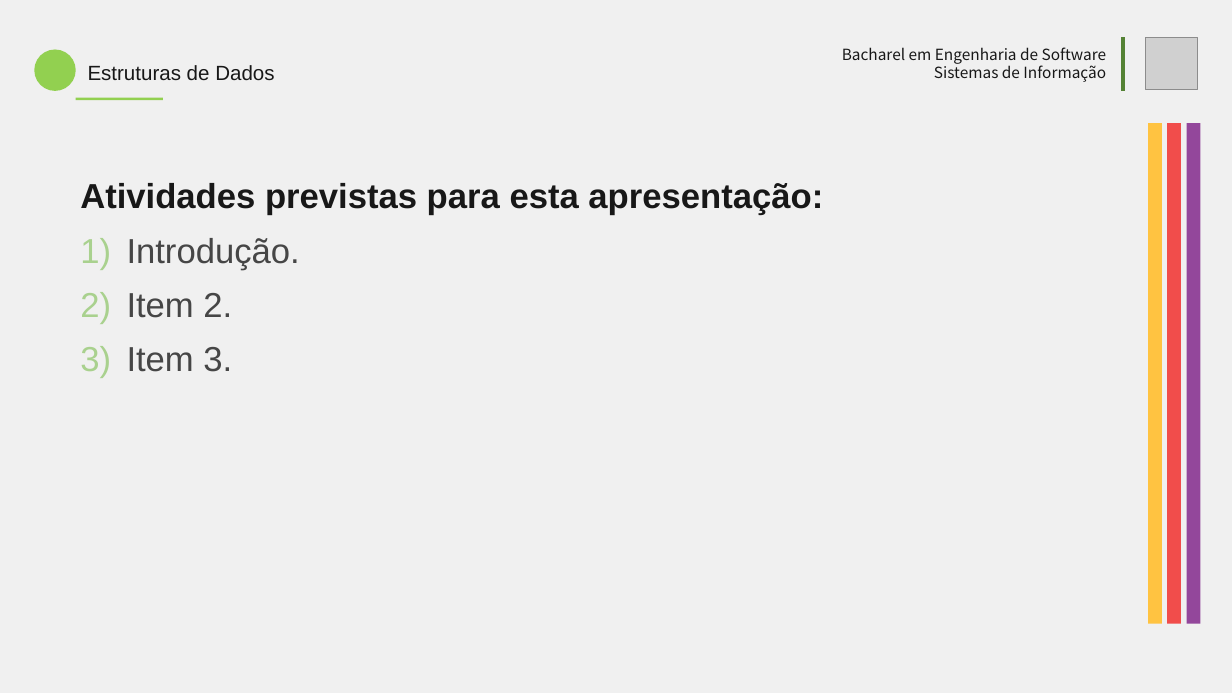
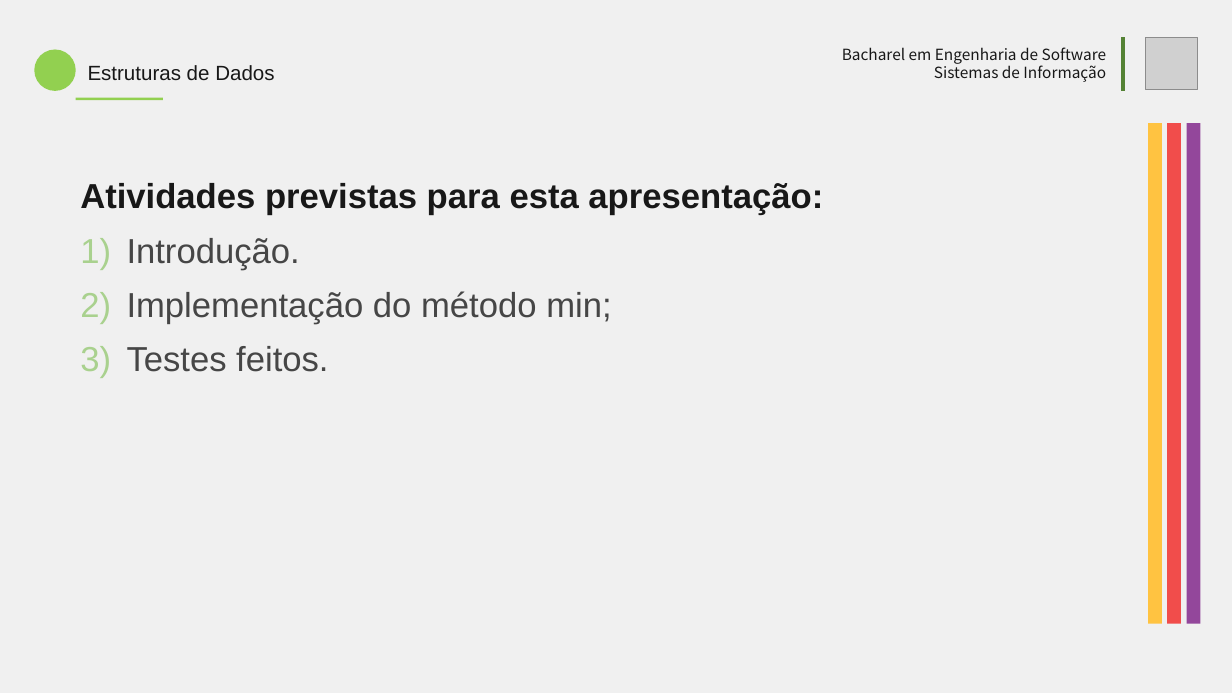
Before and after one commit to JEsidio/stack-min-project, a slide deck: slide 2 of stack-min-project/template-presentation-stack-min.pptx. Drawn at 1232x693 pixels with LibreOffice and Linux fonts; fonts in the diff are those of the drawing; grey boxes stand for pictures. Boxes give left, top, right and bottom in pixels: in the first picture for what was removed or moved away, otherwise in the second. Text is boxed around its words. In the diff, an @@ line names an element or a change of style, - is before the commit and + after.

```diff
--- a/stack-min-project/template-presentation-stack-min.pptx
+++ b/stack-min-project/template-presentation-stack-min.pptx
@@ text at [127, 291, 611, 372]: text changed @@
-2) Item 2.
-3) Item 3.
+2) Implementação do método min;
+3) Testes feitos.
```
Also in this commit, not shown: 3 other slides changed, 3 slides added, 3 other files.
